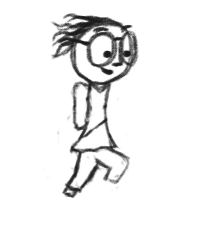
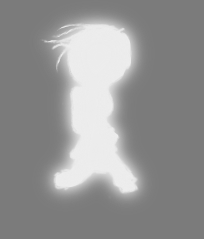
Before/after of a (204, 239) layered artwork. What changed in the layer stack:
added group "Group 9" with 3 layers in group "moving3" over (43, 10, 149, 199)
hid "Layer 33 copy 2", moved it into group "Group 9" over (43, 15, 139, 199)
hid "Layer 35 copy 2", moved it into group "Group 9" over (50, 13, 138, 195)
showed group "1" (1st of 2, in "moving3") (5 layers) over (29, 0, 159, 215)
added group "Group 17" with 3 layers in group "1" over (29, 0, 159, 215)
added layer "Layer 40 copy 2" in group "Group 17" over (29, 0, 159, 215)
added layer "Layer 40 copy" in group "Group 17" over (33, 9, 152, 208)
added layer "Layer 40" in group "Group 17" over (40, 22, 139, 200)
showed "Layer 2" over (0, 0, 204, 239)
